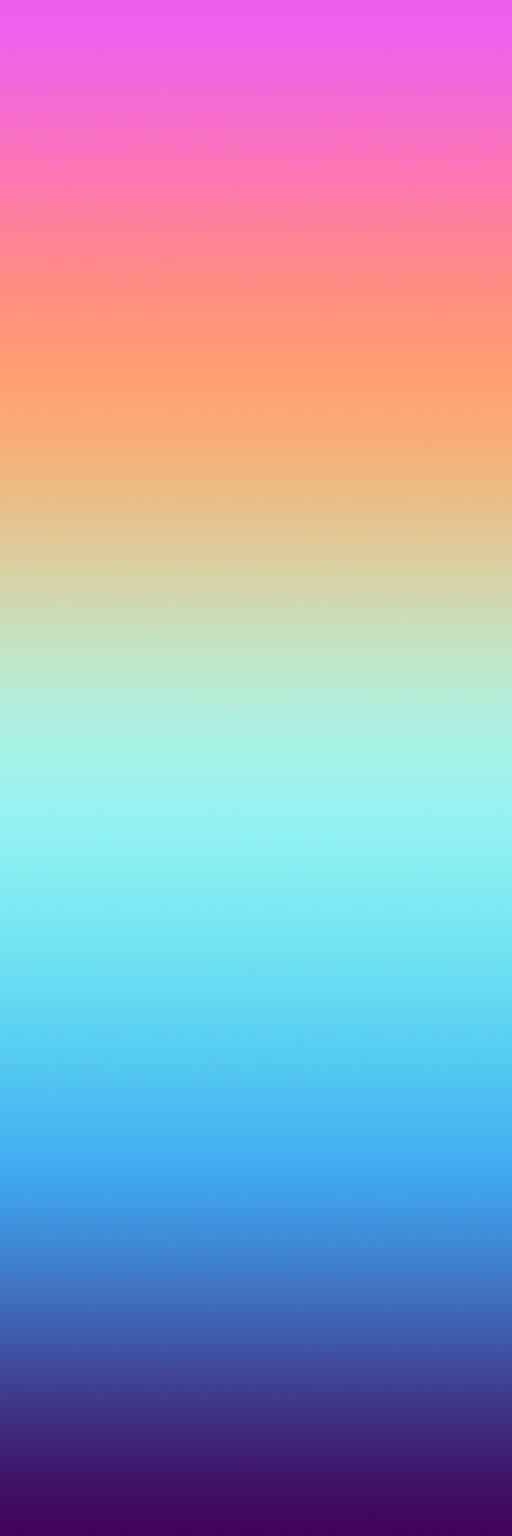
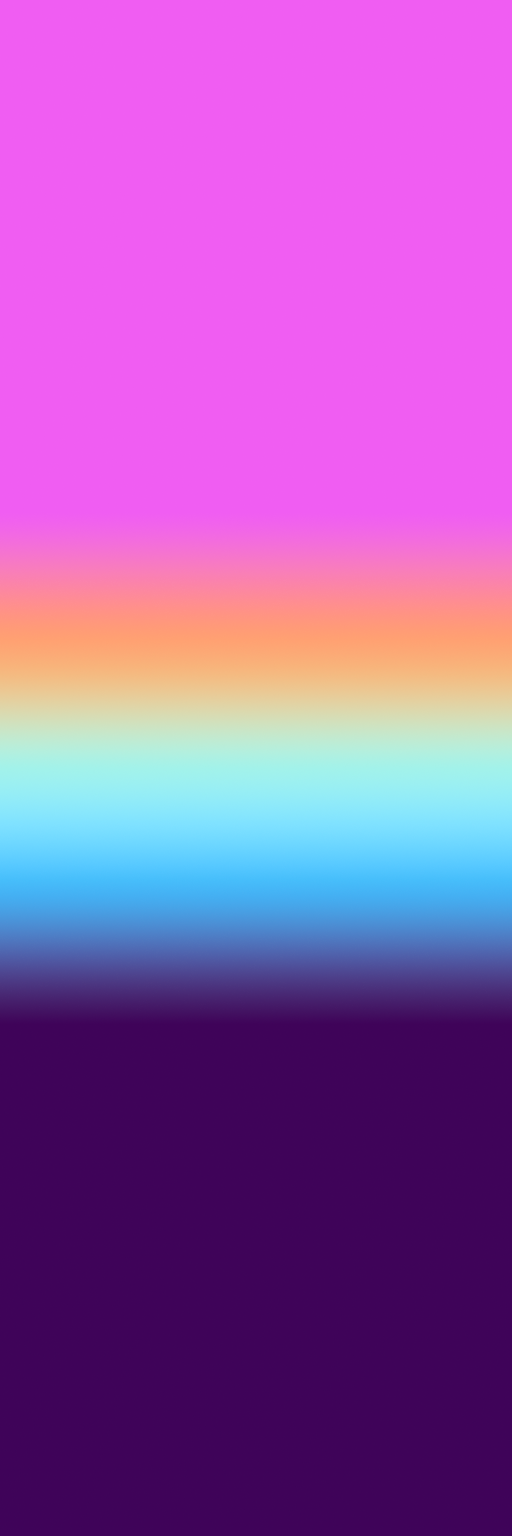
Before/after of a 512px x 1536px layered artwork. What changed in the layer stack:
added layer "Layer 2" above "Layer 1" over [0, 11, 512, 1532]
hid "Layer 1" over [0, 11, 512, 1532]
